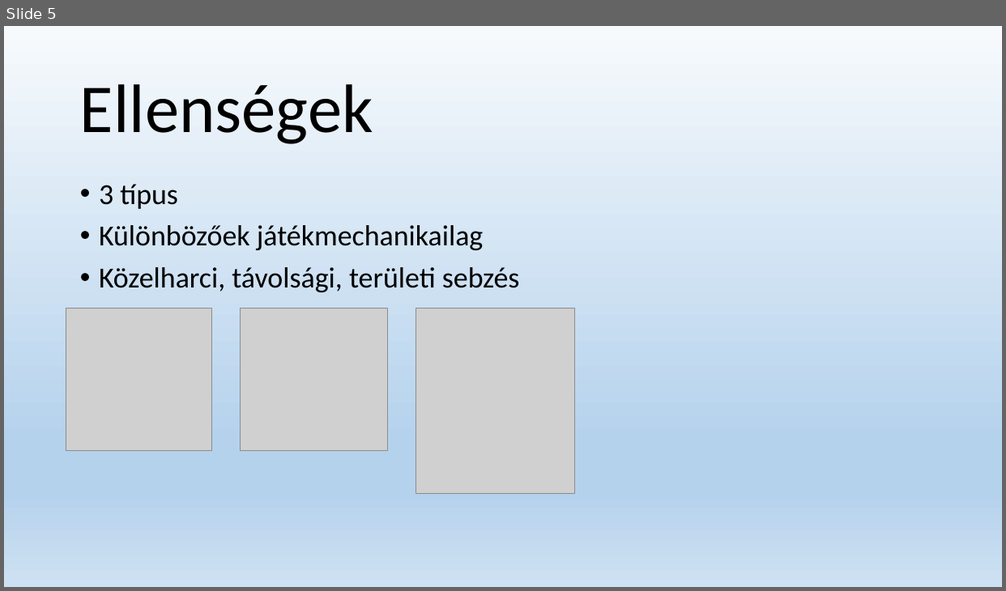
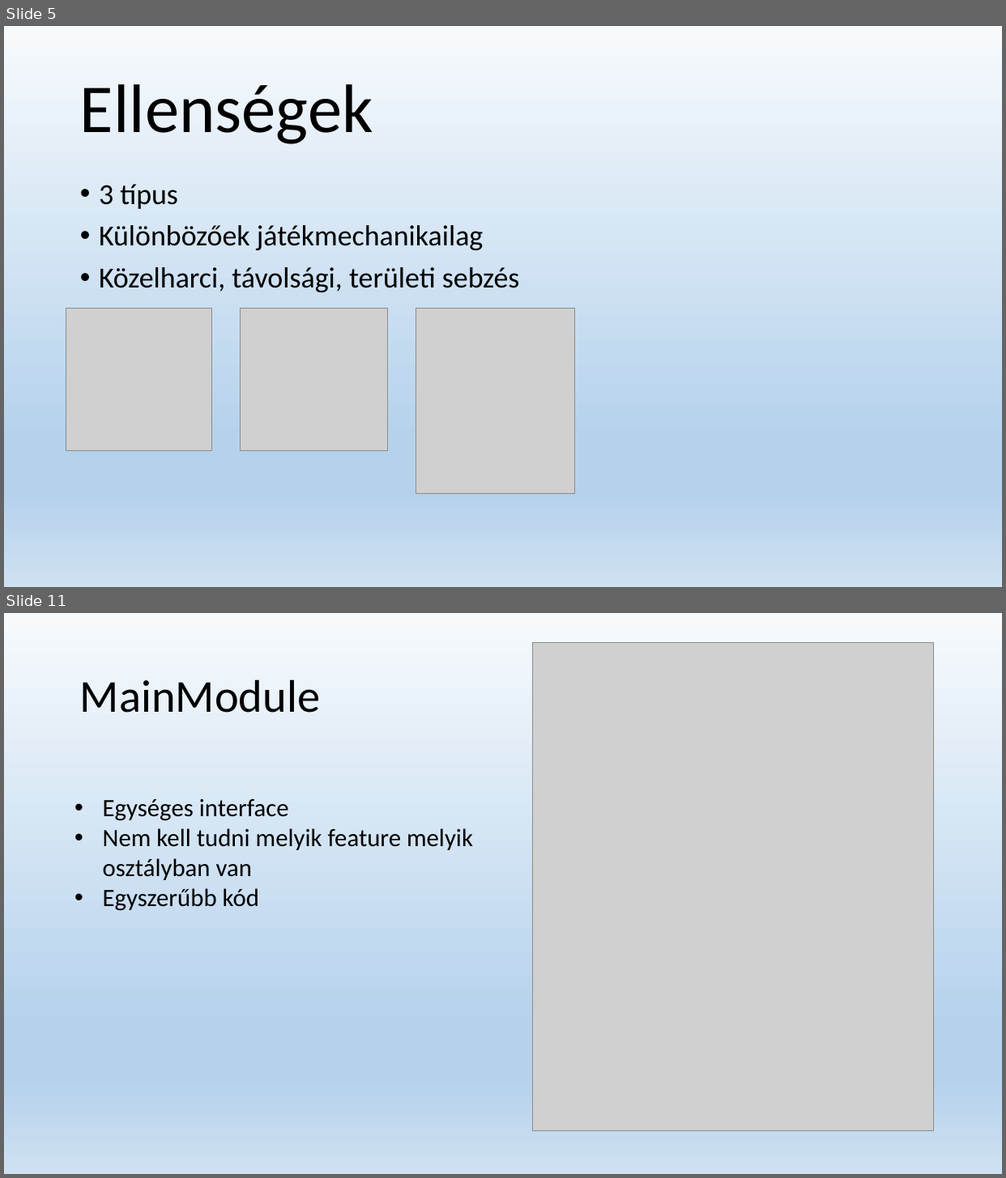
Before and after one commit to onezer/onallo_labor, a slide deck: Előadás.pptx. Shown one above the other, each under a label of ours: slide 5 before the commit, slides 5 and 11 after it; the slides between them are not shown. The pictures are 1006x591 and 1006x1178 pixels, drawn with LibreOffice and Linux fonts; fonts in the diff are those of the drawing; grey boxes stand for pictures. Boxes give left, top, right and bottom in pixels: in the first picture for what was removed or moved away, otherwise in the second. Text is boxed around its words. In the diff, an @@ line names an element or a change of style, - is before the commit and + after.

```diff
--- a/Előadás.pptx
+++ b/Előadás.pptx
@@ slide 11 added at (4,613,1002,1174), background gradient #F7FAFD to #B5D2EC to #CEE1F2 @@
@@ picture added at (533,643,933,1131) @@
@@ title added at (80,679,320,713), 44 pt, text #000000 @@
+MainModule
@@ text added at (103,799,473,911), 24 pt, text #000000 @@
+• Egységes interface
+• Nem kell tudni melyik feature melyik osztályban van
+• Egyszerűbb kód
```
Also in this commit, not shown: 2 slides changed, 5 other slides added, 1 slide removed.
